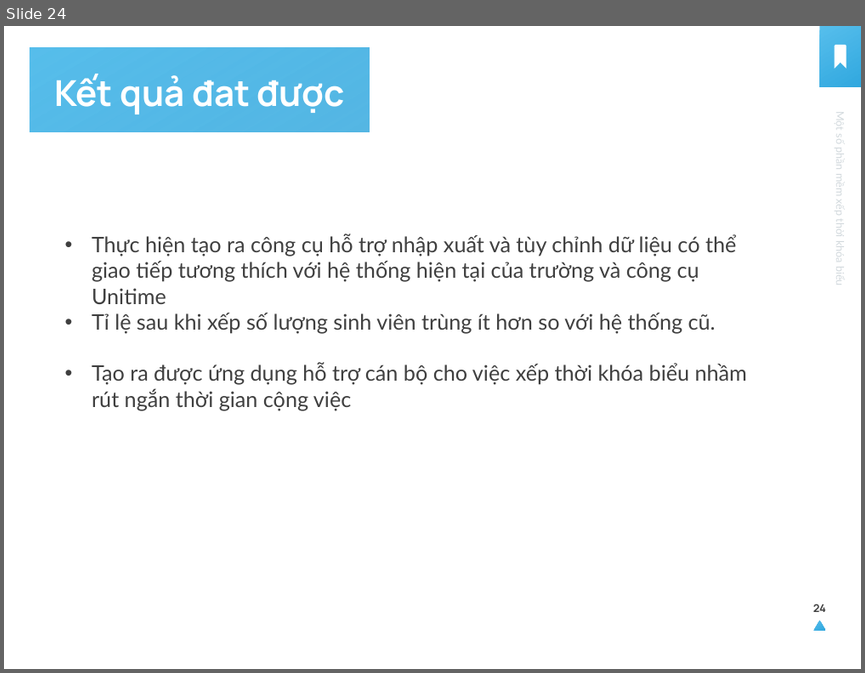
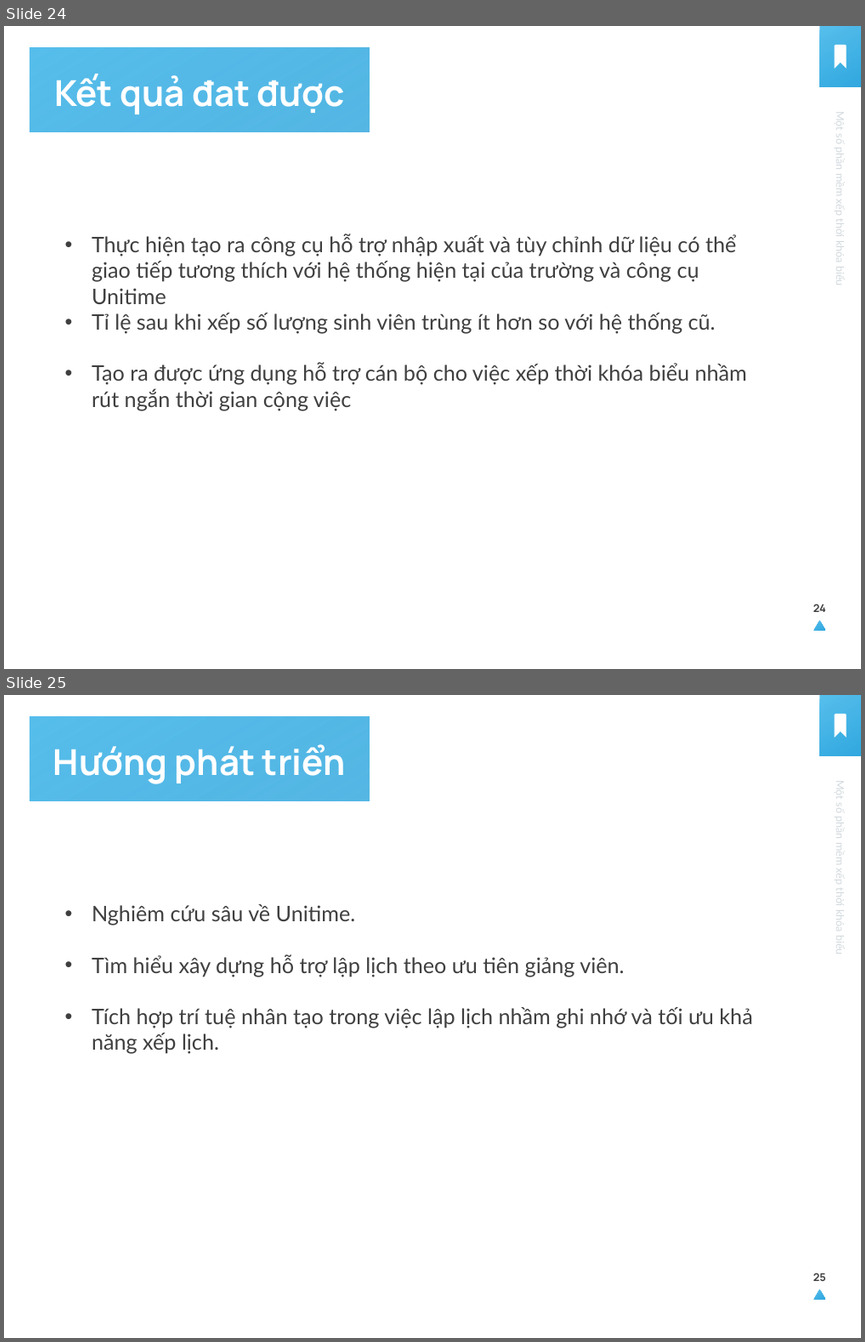
Before and after one commit to fortor2003/GitShare, a slide deck: LuanVan/LVTN_New/Báo Cáo.pptx. Shown one above the other, each under a label of ours: slide 24 before the commit, slides 24 and 25 after it. The pictures are 865x673 and 865x1342 pixels, drawn with LibreOffice and Linux fonts; fonts in the diff are those of the drawing. Boxes give left, top, right and bottom in pixels: in the first picture for what was removed or moved away, otherwise in the second. Text is boxed around its words. In the diff, an @@ line names an element or a change of style, - is before the commit and + after.

```diff
--- a/LuanVan/LVTN_New/Báo Cáo.pptx
+++ b/LuanVan/LVTN_New/Báo Cáo.pptx
@@ slide 25 added at (4, 695, 861, 1338), background #FFFFFF @@
@@ rectangle added at (30, 717, 369, 801), fill gradient #56BEEC to #31A8DF @@
@@ rectangle added at (820, 695, 861, 756), fill gradient #56BEEC to #31A8DF @@
@@ freeform shape added at (834, 714, 846, 737), fill #FFFFFF @@
@@ text added at (53, 744, 346, 784), 30 pt, text #FFFFFF, bold @@
+Hướng phát triển
@@ text added at (834, 782, 846, 953), 9 pt, text #D2D9DD @@
+Một số phần mềm xếp thời khóa biểu
@@ text added at (92, 904, 752, 1054), 18 pt, text #3F3F3F @@
+• Nghiêm cứu sâu về Unitime.
+• Tìm hiểu xây dựng hỗ trợ lập lịch theo ưu tiên giảng viên.
+• Tích hợp trí tuệ nhân tạo trong việc lập lịch nhầm ghi nhớ và tối ưu khả năng xếp lịch.
@@ page number added at (813, 1272, 826, 1281), 9 pt, text #3F3F3F, bold @@
+25
@@ triangle added at (814, 1289, 825, 1299), fill gradient #56BEEC to #31A8DF @@
```
